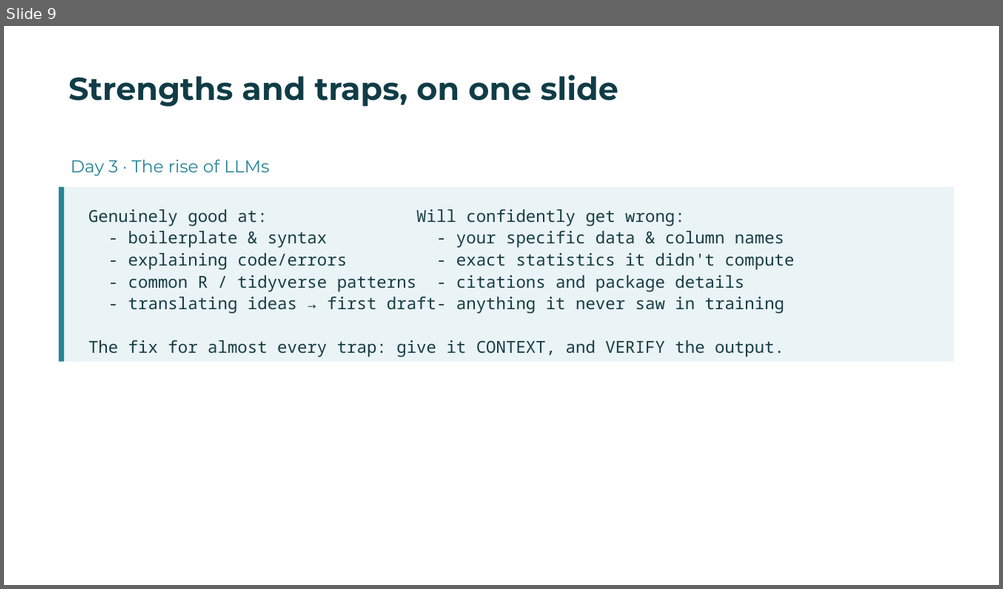
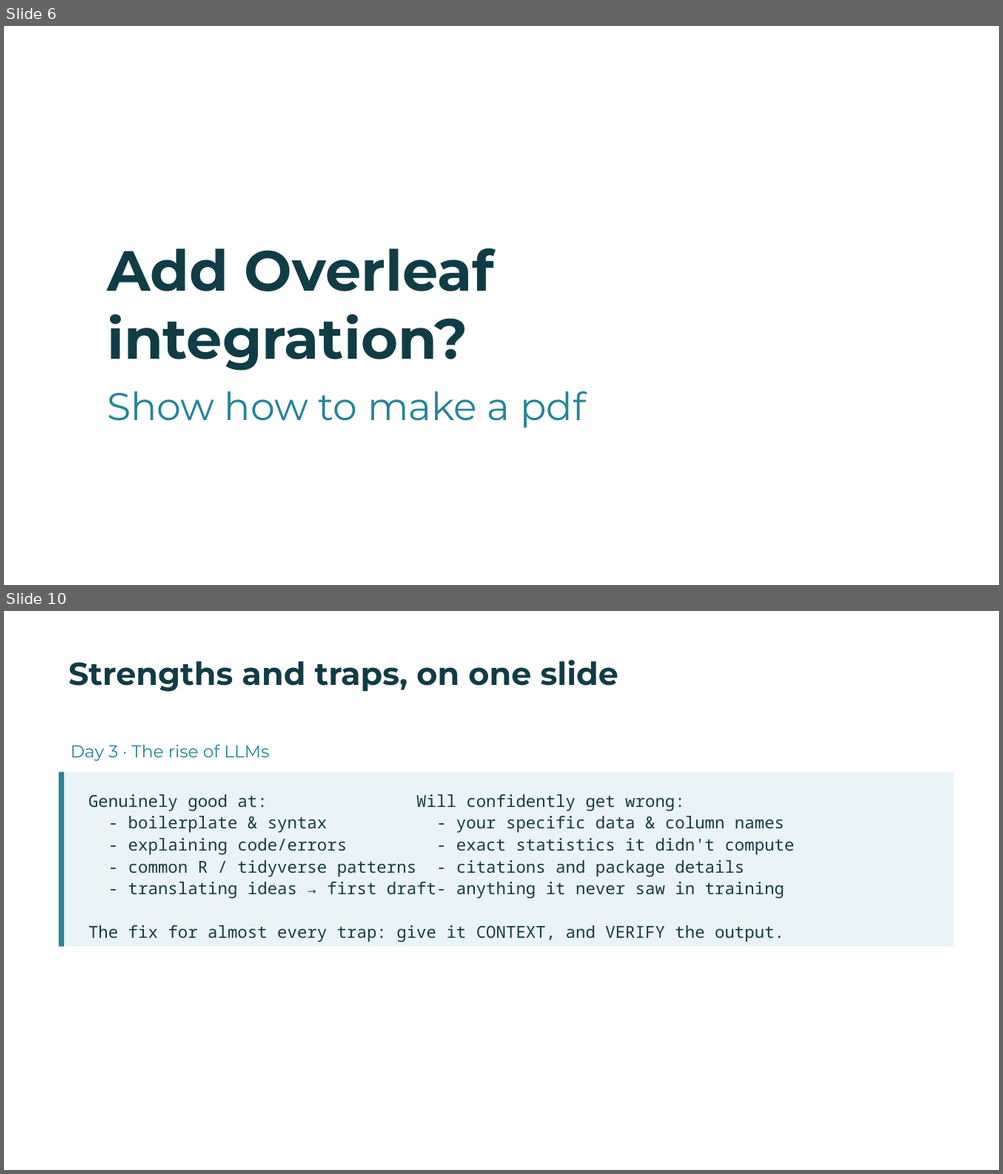
Before and after one commit to TheDataFlowCompany/the-science-repository, a slide deck: workshop/materials/day_3/Day 3 - Slides.pptx. Shown one above the other, each under a label of ours: slide 9 before the commit, slides 6 and 10 after it; the slides between them are not shown. The pictures are 1003x589 and 1003x1174 pixels, drawn with LibreOffice and Linux fonts; fonts in the diff are those of the drawing; background and template pictures are left out. Boxes give left, top, right and bottom in pixels: in the first picture for what was removed or moved away, otherwise in the second. Text is boxed around its words. In the diff, an @@ line names an element or a change of style, - is before the commit and + after.

```diff
--- a/workshop/materials/day_3/Day 3 - Slides.pptx
+++ b/workshop/materials/day_3/Day 3 - Slides.pptx
@@ slide 6 added at [4,26,999,585], background picture (left out) @@
@@ title added at [107,248,494,371], 41 pt, text #103C46, bold @@
+Add Overleaf integration?
@@ subtitle added at [107,392,585,428], 28 pt, text #258497 @@
+Show how to make a pdf
@@ what was slide 9 is now slide 10 @@
```
Also in this commit, not shown: 6 slides changed.
